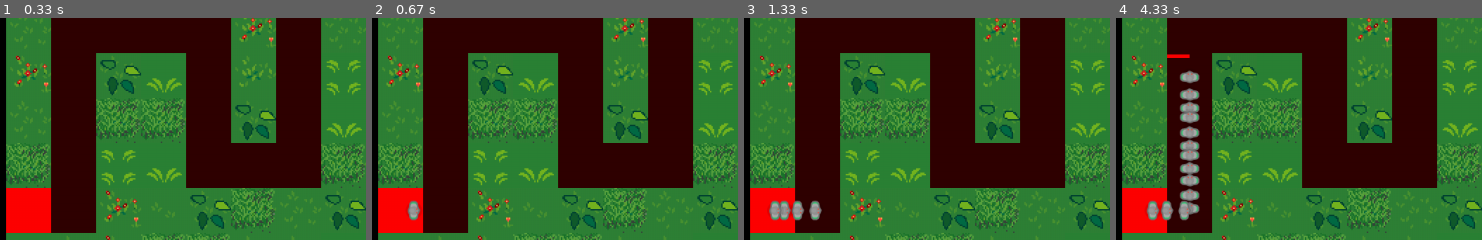
Above: before the commit, frames 1-4 (left to right).
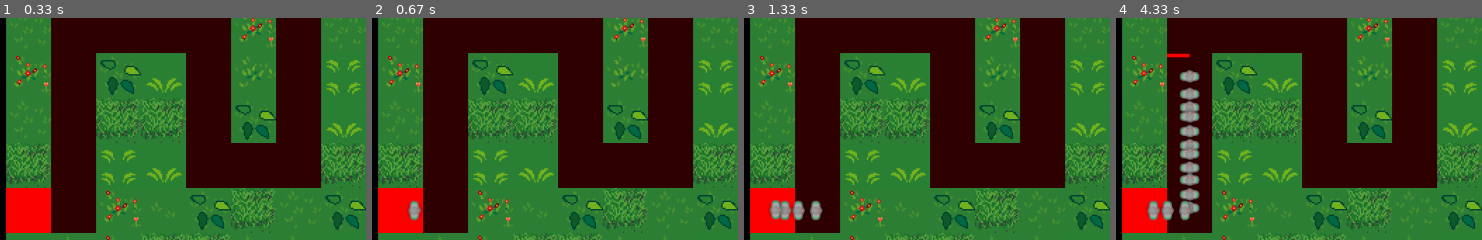
Above: after the commit, the same moments.

Repository: Eric-Guerra-Ribeiro/veik-defense
Game: pygame game, started from main.py
The game is run twice, just before and just after one commit, with the same random seed, the same clock (stepped at 60 frames per second) and the same inputs.
Inputs:
- Up to frame 1 (0.33 s): no input
- Up to frame 2 (0.67 s): tap Space at 0.33 s
- Up to frame 3 (1.33 s): tap Space at 0.73, 1.03, 1.23 s
- Up to frame 4 (4.33 s): tap Space at 1.57, 1.87, 2.07, 2.37, 2.63, 2.97, 3.27, 3.4, 3.8, 4.1 s
The pictures show only the part of the screen within x 0-50%, y 40-90%; the shares and areas given below are measured in that part.

Frame 1 is identical in both runs. In frame 2, 0.1% of the frame differs, in the area x 9-14%, y 82-91%; in frame 3, 0.4%; in frame 4, 1.5%, in the area x 8-23%, y 15-91%.

Commit message:
game over screen

Diff:
--- a/art.py
+++ b/art.py
@@ -17,6 +17,19 @@
         self.unit_imgs = self.make_unit_imgs()
         self.tower_imgs = self.make_tower_imgs()
         self.regular_font = pygame.font.Font('freesansbold.ttf', 30)
+
+
+    def draw_game_over_text(self):
+        font1 = pygame.font.Font('freesansbold.ttf', 50)
+        text = font1.render('GAME OVER', True, pgc.RED)
+        self.screen.blit(text, ((pgc.WINDOW_WIDTH - text.get_width())/2 ,(pgc.WINDOW_HEIGHT - text.get_height())/3))
+
+        font2 = pygame.font.Font('freesansbold.ttf', 35)
+        text = font2.render('Aperte qualquer tecla para reiniciar', True, pgc.RED)
+        self.screen.blit(text, ((pgc.WINDOW_WIDTH - text.get_width())/2 ,(pgc.WINDOW_HEIGHT - text.get_height())/2))
+
+        pygame.display.flip()
+
 
 
     def make_map_surface(self, bf_map):
--- a/gamecontroller.py
+++ b/gamecontroller.py
@@ -10,10 +10,16 @@
     """
 
     def __init__(self):
+        self.reset()
+
+
+    def reset(self):
         self.running = True
+        self.go = False
         self.bf_map = battlefieldmap.BattleFieldMap()
         self.units = []
         self.towers = []
+
 
     def run(self):
         # Temporary function for testing TODO remove or improve
@@ -25,6 +31,8 @@
         for tower in self.towers:
             tower.find_target(self.units)
             tower.shoot()
+        if not self.bf_map.ally_camp.alive:
+            self.go = True
 
     def spawn_troop(self):
         # Temporary function for testing TODO Remove this function
--- a/main.py
+++ b/main.py
@@ -3,12 +3,24 @@
 import pygameconstants as pgc
 import gamecontroller
 import art
-import sounds
 
 def main():
     """
     Main function for the Veik Defense game, including its main loop.
     """
+
+    def show_go_screen():
+        arts.draw_game_over_text()
+        waiting = True
+        while waiting:
+            clock.tick(pgc.FREQUENCY)
+            for event in pygame.event.get():
+                if event.type == pygame.QUIT:
+                    pygame.quit()
+                if event.type == pygame.KEYUP:
+                    waiting = False
+
+
     pygame.init()
     pygame.display.set_caption("Veik Defense")
     clock = pygame.time.Clock()
@@ -21,8 +33,11 @@
     game.spawn_cannon((2, 7))
     while game.is_running():
         clock.tick(pgc.FREQUENCY)
+        game.run()
         arts.draw()
-        game.run()
+        if game.go:
+            show_go_screen()
+            game.reset()
         for event in pygame.event.get():
             if event.type == pygame.QUIT:
                 game.running = False
